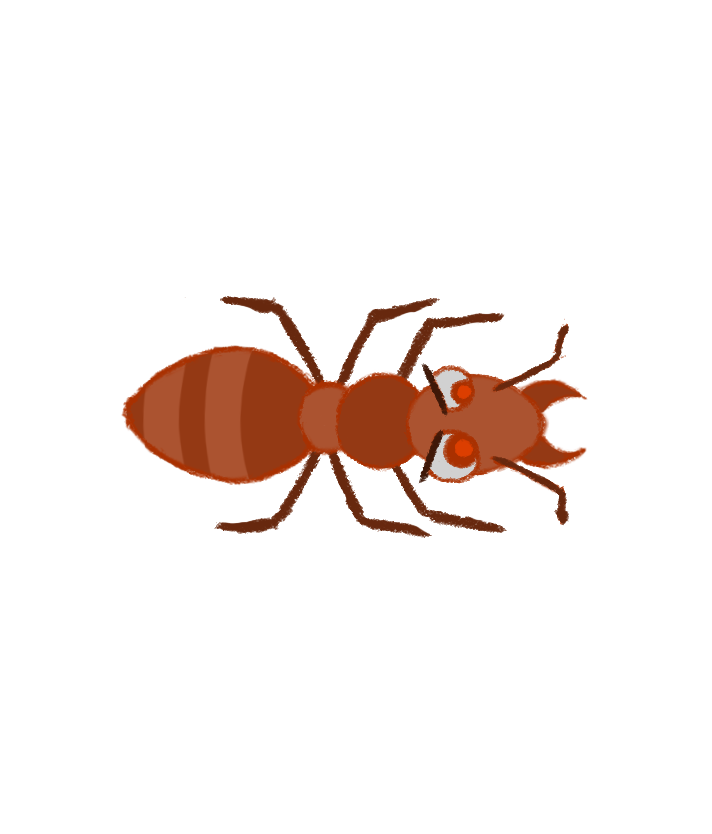
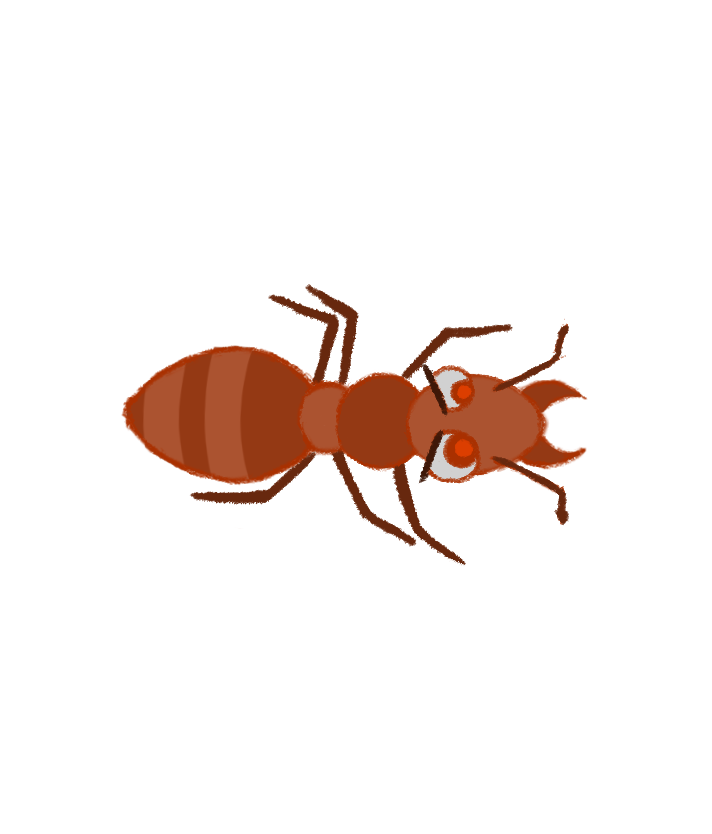
Comparing the layer stacks of the two 712 x 834 images. Changes:
added layer "Layer 16" above "Layer 15" over [189, 284, 513, 567]
hid "Layer 13" over [184, 296, 507, 538]
